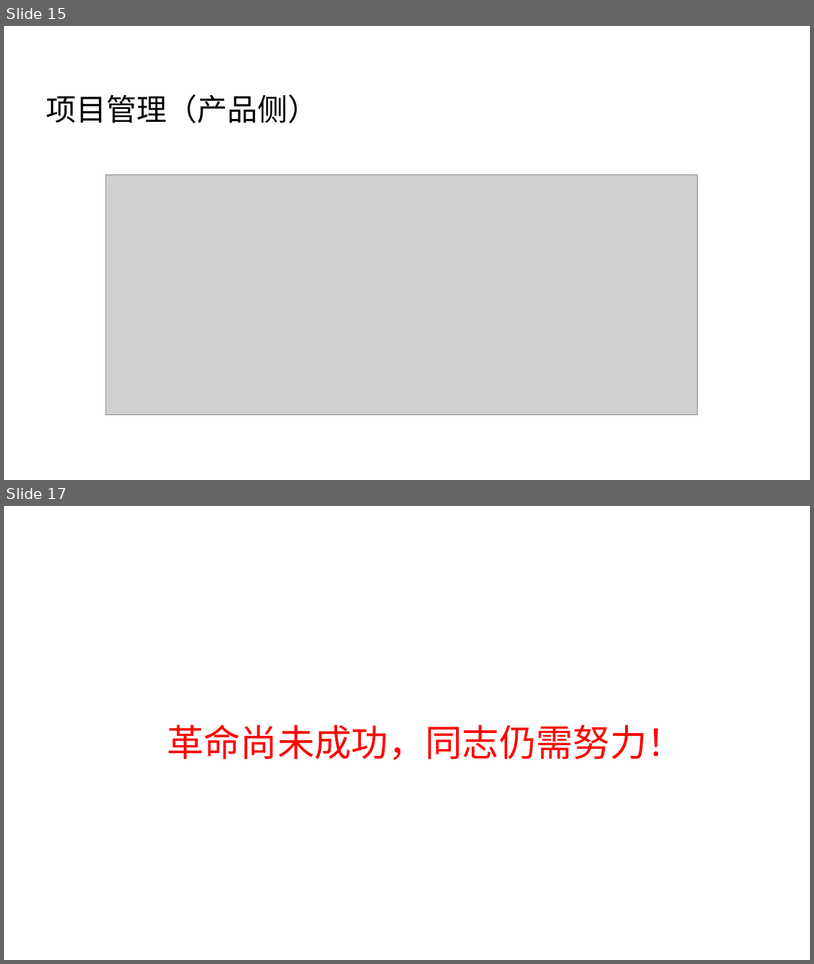
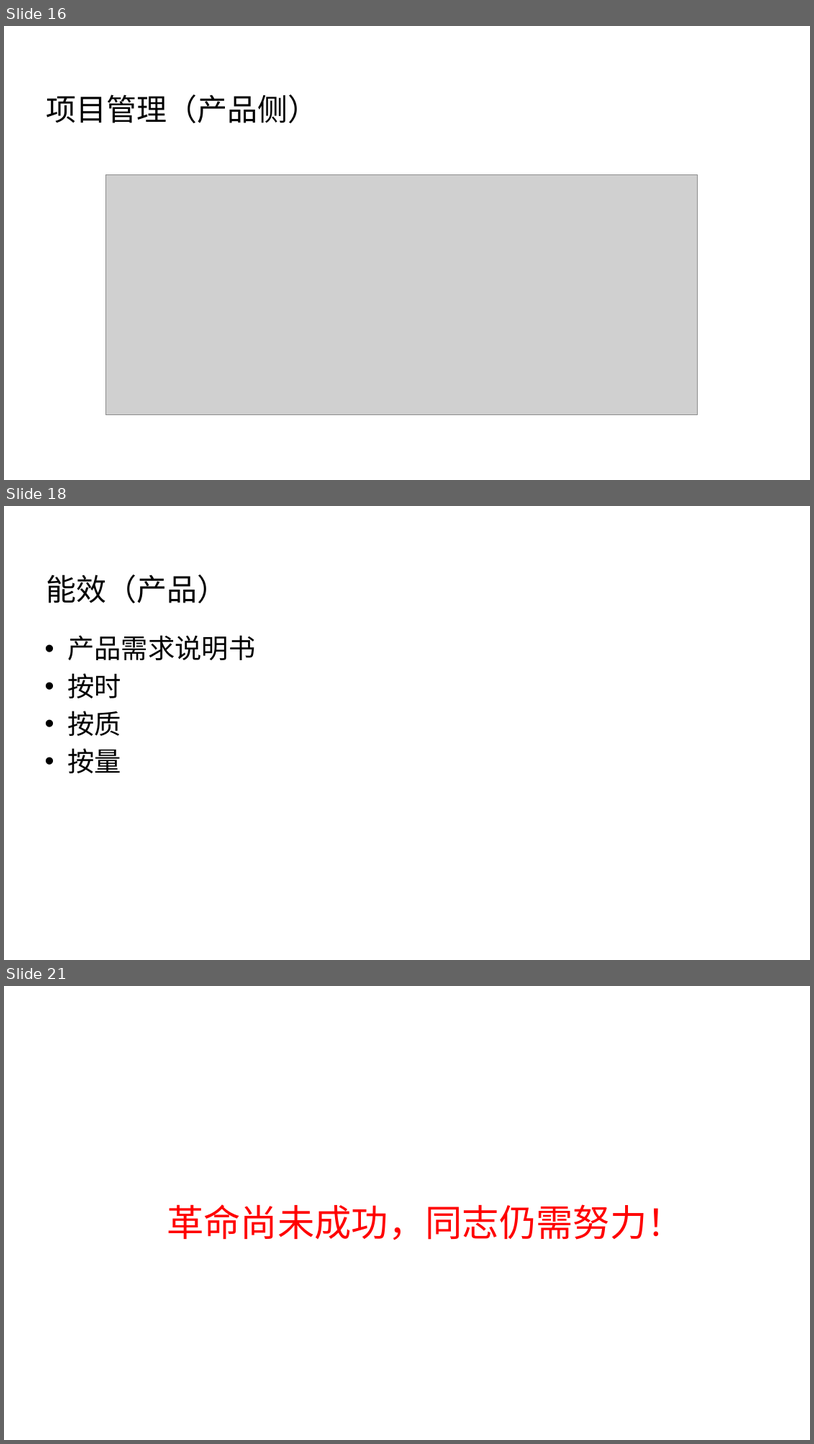
Before and after one commit to Wang-Ray/Wang-Ray.github.io, a slide deck: assets/attachment/关于软件架构 - v2.pptx. Shown one above the other, each under a label of ours: slides 15 and 17 before the commit, slides 16, 18 and 21 after it; the slides between them are not shown. The pictures are 814x964 and 814x1444 pixels, drawn with LibreOffice and Linux fonts; fonts in the diff are those of the drawing; grey boxes stand for pictures; background and template pictures are left out. Boxes give left, top, right and bottom in pixels: in the first picture for what was removed or moved away, otherwise in the second. Text is boxed around its words. In the diff, an @@ line names an element or a change of style, - is before the commit and + after.

```diff
--- a/assets/attachment/关于软件架构 - v2.pptx
+++ b/assets/attachment/关于软件架构 - v2.pptx
@@ slide 18 added at [4, 506, 810, 960], background picture (left out) @@
@@ title added at [46, 574, 227, 603], 36 pt, text #000000 @@
+能效（产品）
@@ text added at [67, 635, 255, 773], 32 pt, text #000000 @@
+• 产品需求说明书
+• 按时
+• 按质
+• 按量
@@ what was slide 15 is now slide 16 @@
@@ what was slide 17 is now slide 21 @@
```
Also in this commit, not shown: 5 slides changed, 3 other slides added, 5 other files.
